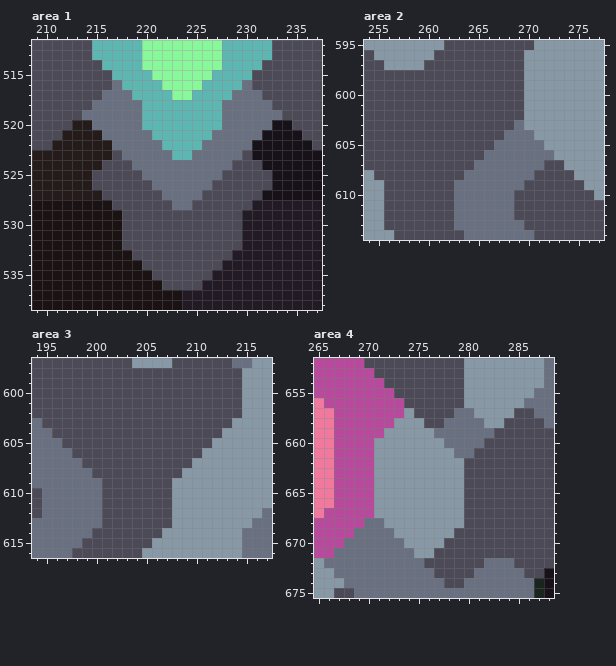
Edited in one commit: pixel-art file (assets/sprites/atlas/units.ase). The picture above is the old version.
736x736 pixels, 1 frame. Colours within 5 levels of each other are drawn and written as one. Shown: area 1: x 209..237, y 512..538; area 2: x 254..277, y 595..614; area 3: x 194..217, y 597..616; area 4: x 265..288, y 652..675. The commit also changed other parts of the picture, which this record leaves out.
Once edited:
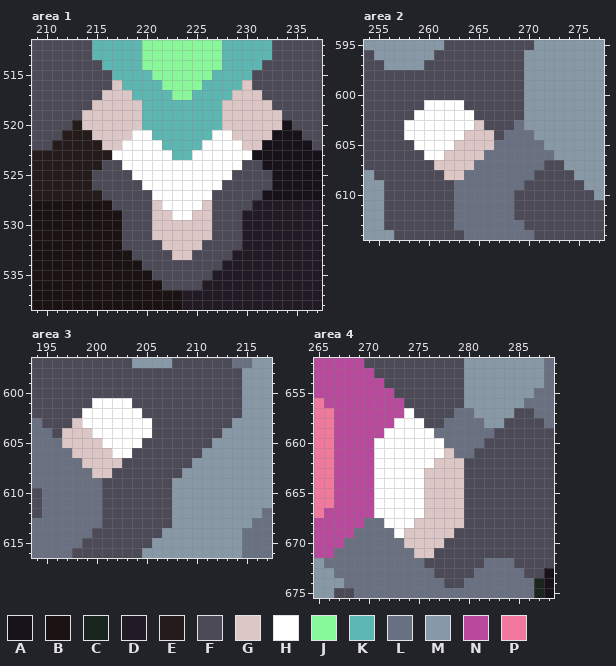
Palette (. is transparent): A #171219  B #1b1313  C #1b251f  D #221b25  E #251b1b  F #4d4a58  G #dcc6c6  H #ffffff  J #88f99a  K #5cb7b3  L #697082  M #8799a7  N #b8499d  P #f2789e
The exact change:
layer "cell" now shown
Area 1, layer "cell":
y 516: x 217 L -> G; x 230 L -> G
y 517: x 216..218 LLL -> GGG; x 229..231 LLL -> GGG
y 518: x 215..219 LLLLL -> GGGGG; x 228..232 LLLLL -> GGGGG
y 519: x 214..219 LLLLLL -> GGGGGG; x 228..233 LLLLLL -> GGGGGG
y 520: x 214..219 ELLLLL -> GGGGGG; x 228..233 LLLLLA -> GGGGGG
y 521: x 215..220 ELLLLL -> GGGGHH; x 227..232 LLLLLA -> HHGGGG
y 522: x 216..221 ELLLLL -> GGHHHH; x 226..231 LLLLLA -> HHHHGG
y 523: x 217..222 FLLLLL -> HHHHHH; x 225..230 LLLLLF -> HHHHHH
y 524: x 218..229 FLLLLLLLLLLF -> HHHHHHHHHHHH
y 525: x 219..228 FLLLLLLLLF -> HHHHHHHHHH
y 526: x 220..227 FLLLLLLF -> HHHHHHHH
y 527: x 221..226 FLLLLF -> HHHHHH
y 528: x 221..226 FFLLFF -> GHHHHG
y 529: x 221..226 FFFFFF -> GGHHGG
y 530..531: x 221..226 FFFFFF -> GGGGGG
y 532: x 222..225 FFFF -> GGGG
y 533: x 223..224 FF -> GG
Area 2, layer "cell":
y 601: x 260..263 FFFF -> HHHH
y 602: x 259..264 FFFFFF -> HHHHHH
y 603: x 258..265 FFFFFFFF -> HHHHHHHG
y 604: x 258..266 FFFFFFFFF -> HHHHHHGGG
y 605: x 259..266 FFFFFFFF -> HHHHGGGG
y 606: x 260..265 FFFFFF -> HHGGGG
y 607: x 261..264 FFFF -> GGGG
y 608: x 262..263 FF -> GG
Area 3, layer "cell":
y 601: x 200..203 FFFF -> HHHH
y 602: x 199..204 FFFFFF -> HHHHHH
y 603: x 198..205 FFFFFFFF -> GHHHHHHH
y 604: x 197..205 FFFFFFFFF -> GGGHHHHHH
y 605: x 197..204 FFFFFFFF -> GGGGHHHH
y 606: x 198..203 FFFFFF -> GGGGHH
y 607: x 199..202 FFFF -> GGGG
y 608: x 200..201 FF -> GG
Area 4, layer "cell":
y 657: x 274 M -> H
y 658: x 273..275 MMM -> HHH
y 659: x 272..276 MMMMM -> HHHHH
y 660: x 271..277 MMMMMMM -> HHHHHHH
y 661: x 271..278 MMMMMMMM -> HHHHHHHG
y 662: x 271..279 MMMMMMMMM -> HHHHHHGGG
y 663..667: x 271..279 MMMMMMMMM -> HHHHHGGGG
y 668: x 272..279 MMMMMMMM -> HHHGGGGG
y 669: x 273..278 MMMMMM -> HGGGGG
y 670: x 274..277 MMMM -> GGGG
y 671: x 275..276 MM -> GG
Where, in picture pixels (left, top, right, bottom), the same in both pictures:
changed: (82, 80, 282, 260)
changed: (404, 100, 494, 180)
changed: (62, 398, 152, 478)
changed: (374, 408, 464, 558)
